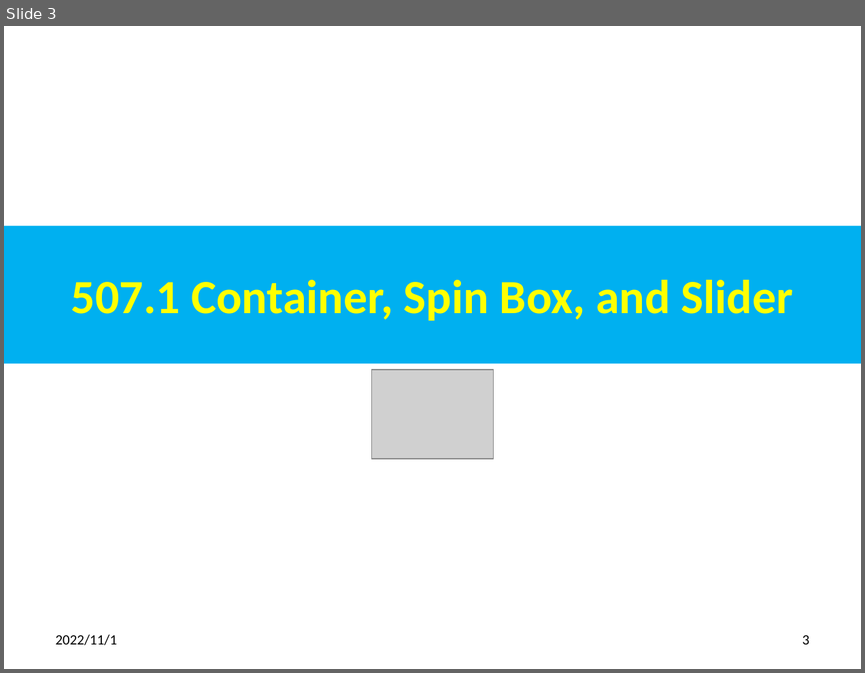
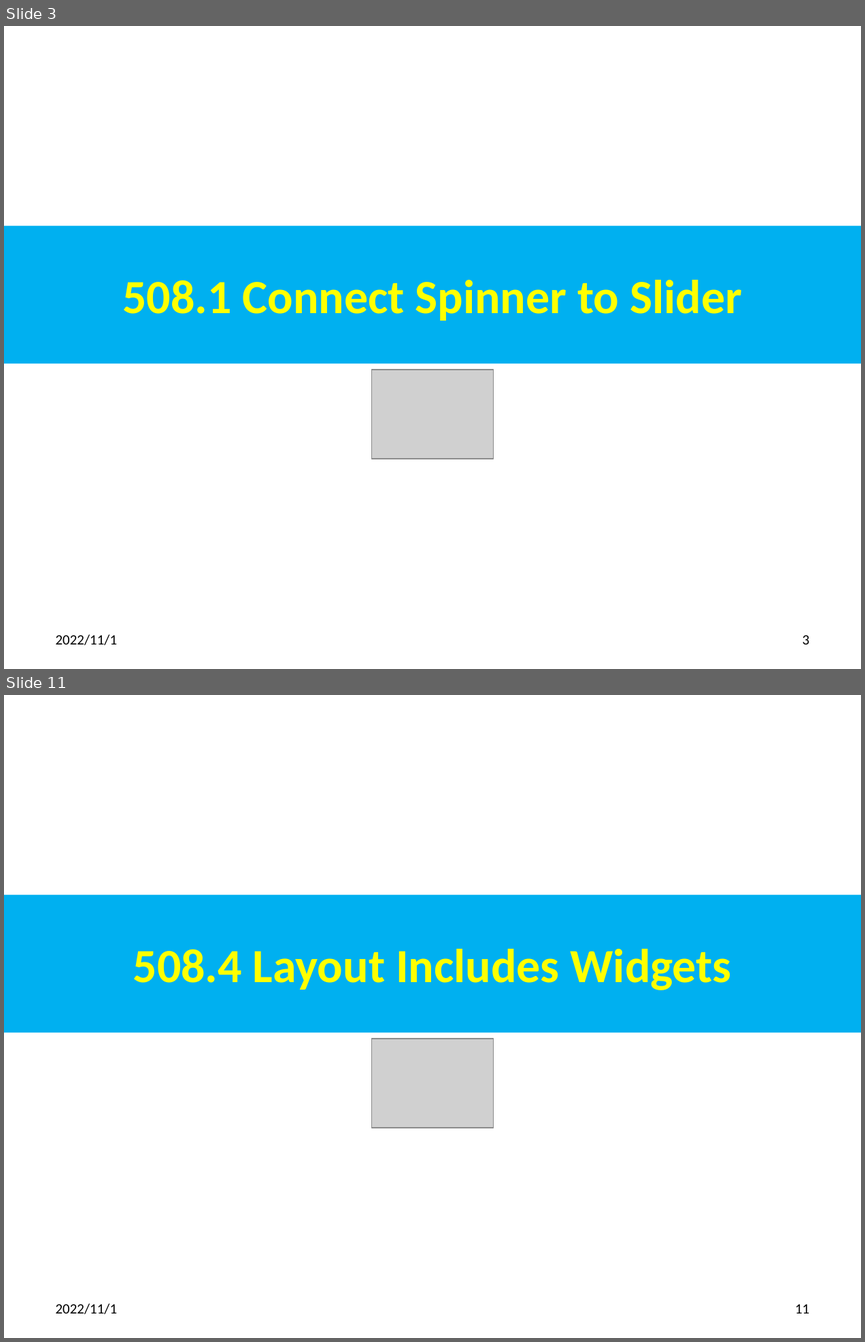
Before and after one commit to peterhchen/012_Qt, a slide deck: 508_Sync_Widgets_Layout.pptx. Shown one above the other, each under a label of ours: slide 3 before the commit, slides 3 and 11 after it; the slides between them are not shown. The pictures are 865x673 and 865x1342 pixels, drawn with LibreOffice and Linux fonts; fonts in the diff are those of the drawing; grey boxes stand for pictures. Boxes give left, top, right and bottom in pixels: in the first picture for what was removed or moved away, otherwise in the second. Text is boxed around its words. In the diff, an @@ line names an element or a change of style, - is before the commit and + after.

```diff
--- a/508_Sync_Widgets_Layout.pptx
+++ b/508_Sync_Widgets_Layout.pptx
@@ slide 11 added at [4, 695, 861, 1338], background #FFFFFF @@
@@ title added at [4, 895, 861, 1032], fill #00B0F0, 40 pt, text #FFFF00, bold @@
+508.4 Layout Includes Widgets
@@ picture added at [372, 1038, 493, 1127] @@
@@ text added at [56, 1303, 118, 1314], 12 pt, text #000000 @@
+2022/11/1
@@ page number added at [795, 1304, 809, 1313], 12 pt, text #000000 @@
+11
@@ slide 3 changed as well @@
@@ title at [122, 280, 742, 320]: text changed @@
-507.1 Container, Spin Box, and Slider
+508.1 Connect Spinner to Slider
```
Also in this commit, not shown: 5 other slides changed, 11 other slides added, 4 slides removed, 1 other file.
